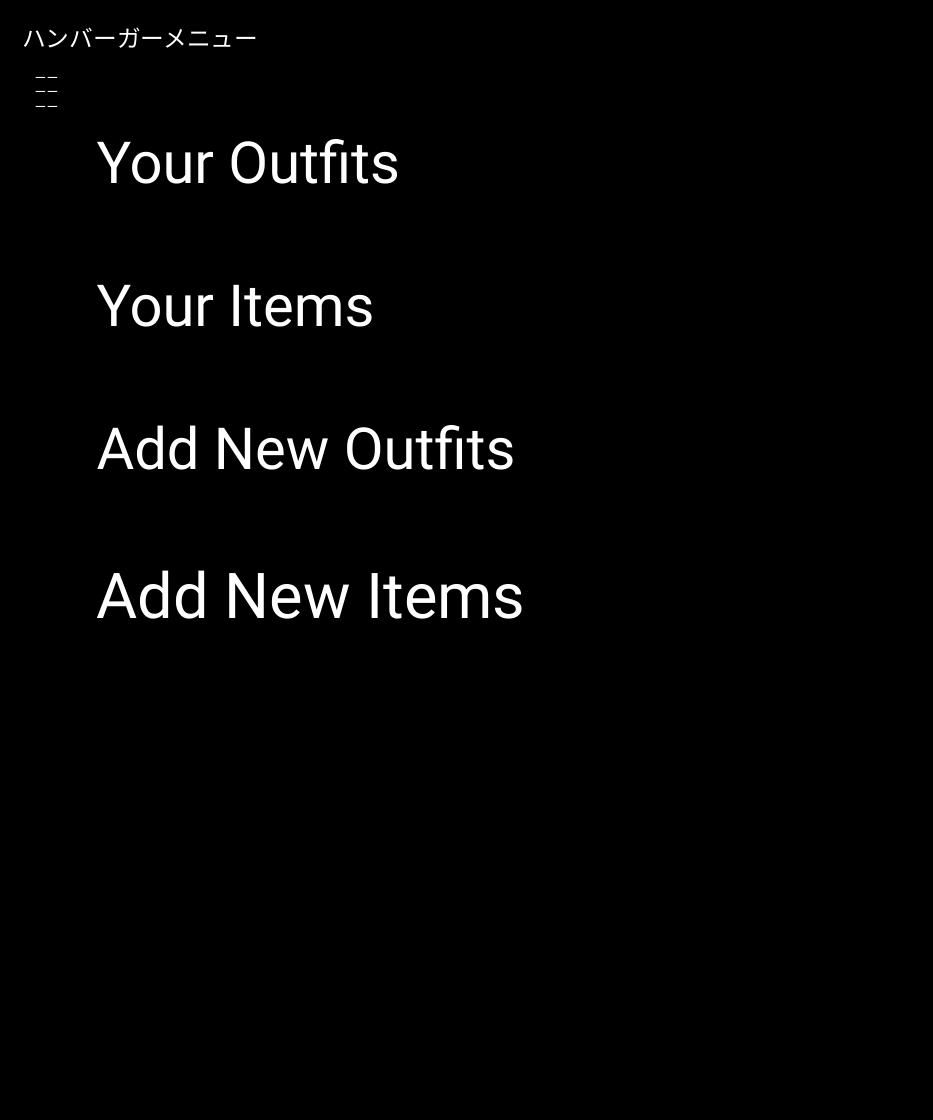
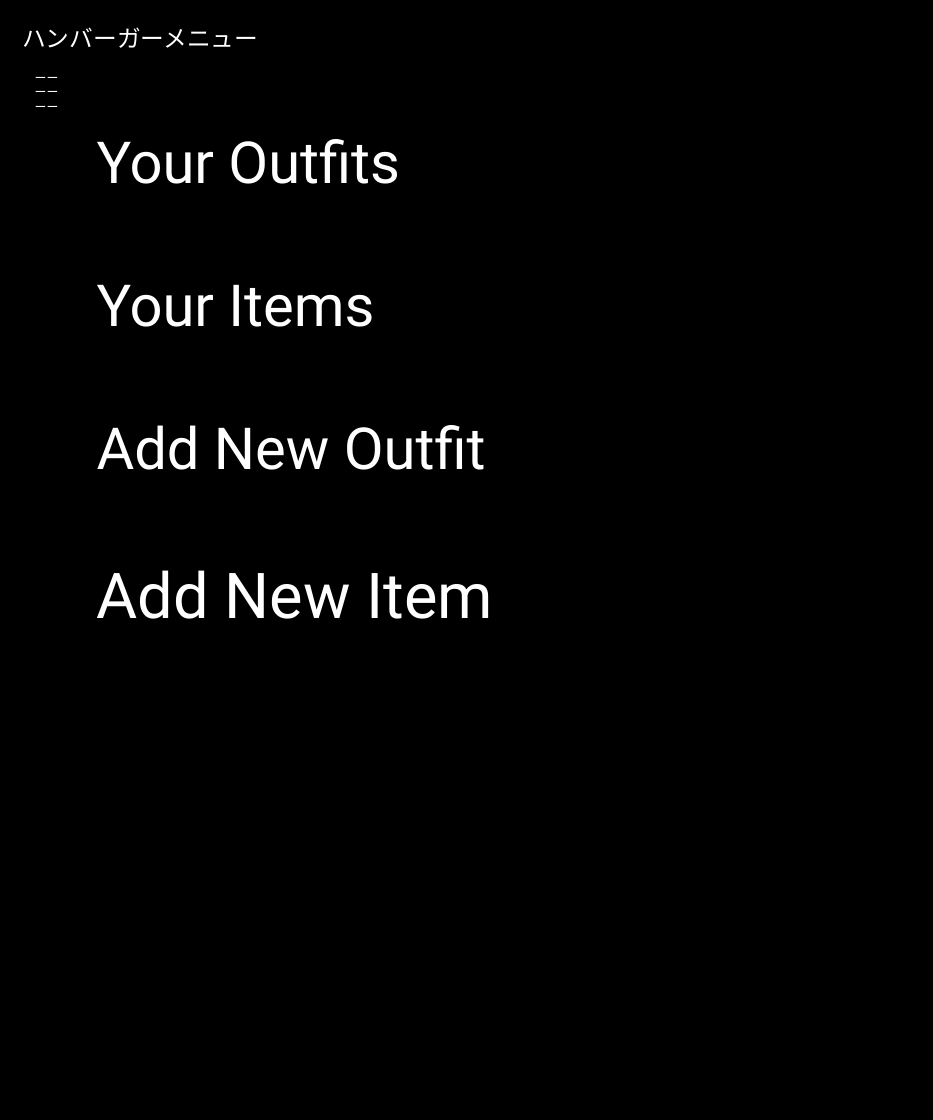
Before and after one commit to dojo2022/E-4, a slide deck: slide 18 of doc/デザイン.pptx (slide 16 before the commit). Drawn at 933x1120 pixels with LibreOffice and Linux fonts; fonts in the diff are those of the drawing. Boxes give left, top, right and bottom in pixels: in the first picture for what was removed or moved away, otherwise in the second. Text is boxed around its words. In the diff, an @@ line names an element or a change of style, - is before the commit and + after.

Commit message:
アイテム/コーデ登録エラー画面追加

```diff
--- a/doc/デザイン.pptx
+++ b/doc/デザイン.pptx
@@ text at (97,425,486,470): text changed @@
-Add New Outfits
+Add New Outfit
@@ text at (97,570,493,619): text changed @@
-Add New Items
+Add New Item
```
Also in this commit, not shown: 2 slides added.
